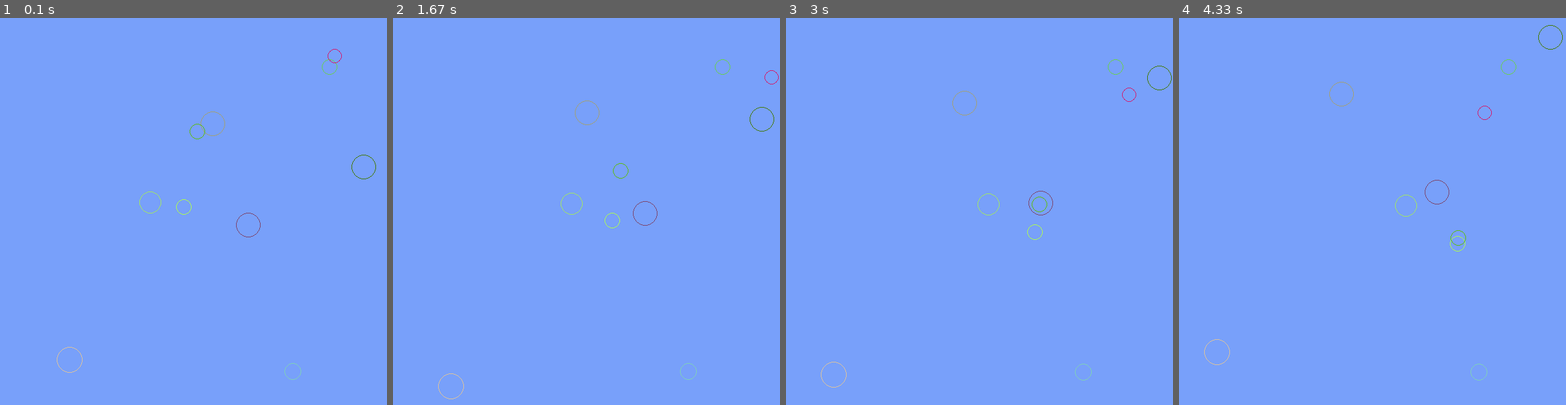
Above: before the commit, frames 1-4 (left to right).
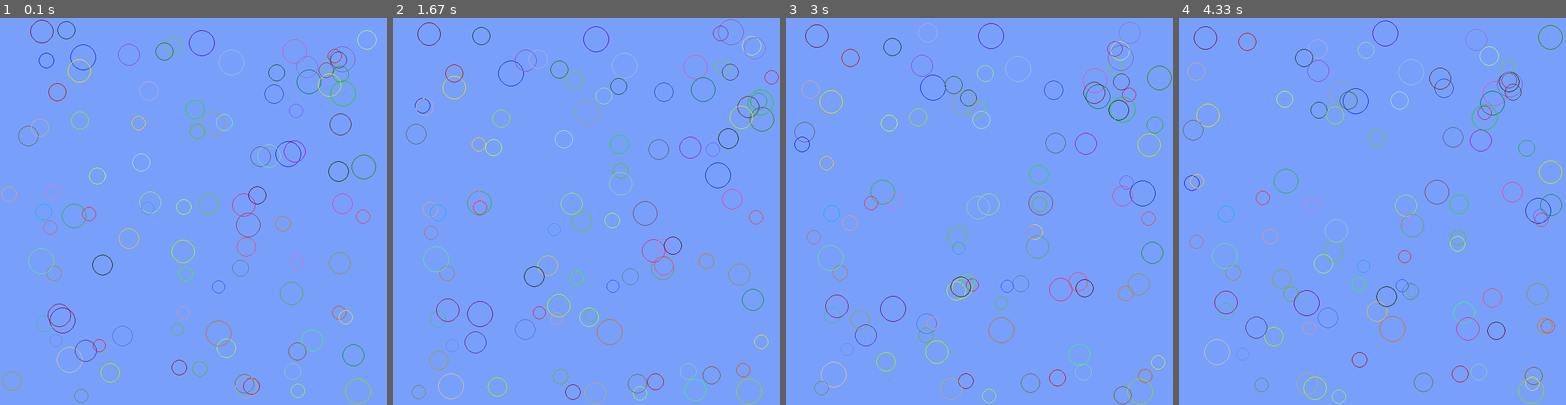
Above: after the commit, the same moments.

Repository: maciejbac/pyGame
Game: pygame game, started from main.py
Same seed, same stepped clock (60 frames per second), same inputs: the game is played once before the commit and once after it.
Inputs:
- Up to frame 1 (0.1 s): no input
- Up to frame 2 (1.67 s): no input
- Up to frame 3 (3 s): no input
- Up to frame 4 (4.33 s): no input

The runs differ from the first frame. In frame 1, 2.0% of the frame differs, in the area x 0-98%, y 0-100%; in frame 2, 2.0%; in frame 3, 2.0%; in frame 4, 2.0%.

Commit message:
Rearranged some of the code to keep the Class definitions and initial variables organized

Diff:
--- a/main.py
+++ b/main.py
@@ -5,13 +5,19 @@
 import random
 import math
 
-# setting initial variables
+# setting initial variables for the window
 BLUE = (0, 0, 255)
 RED = (255, 0, 0)
 running = True
 (width, height) = (600, 600)
 background_color = (120, 160, 250)
 pygame.display.set_caption('Ball game')
+particle_count = 100
+
+# Initialize the screen object
+screen = pygame.display.set_mode((width, height))
+# Initialize empty particle array
+my_particles = []
 
 
 class Particle:
@@ -57,13 +63,6 @@
             self.angle = math.pi - self.angle
 
 
-# Initialize the screen object, this could probably be moved higher up before Particle class definition
-screen = pygame.display.set_mode((width, height))
-particle_count = 10
-
-# Initialize empty particle array
-my_particles = []
-
 # Create a bunch of Particle objects using random values to populate the screen
 for n in range(particle_count):
     particle_size = random.randint(10, 20)
